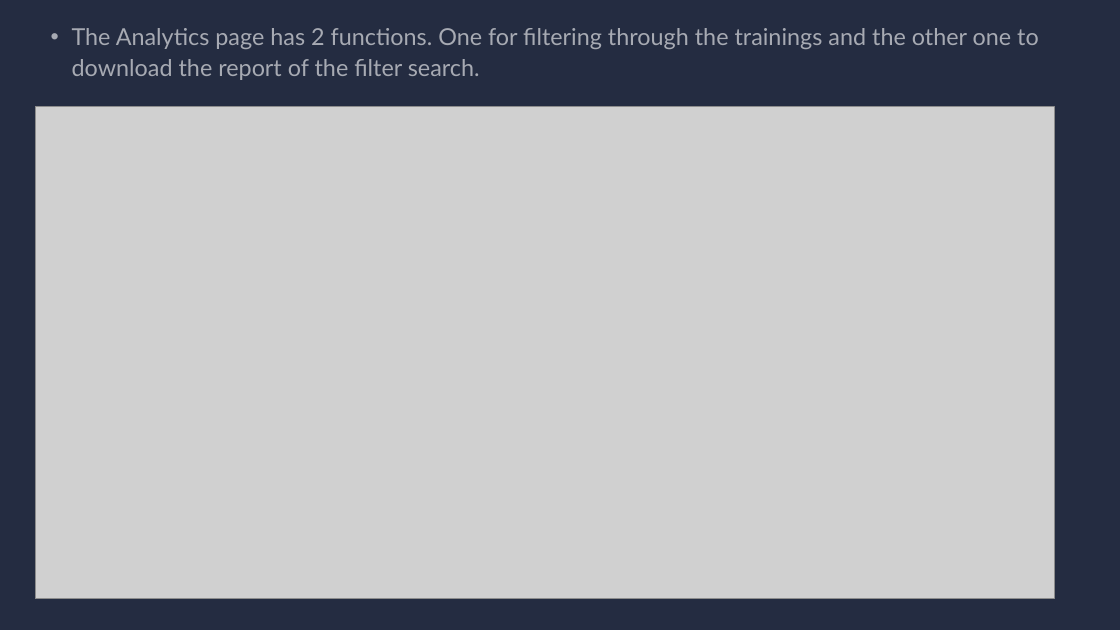
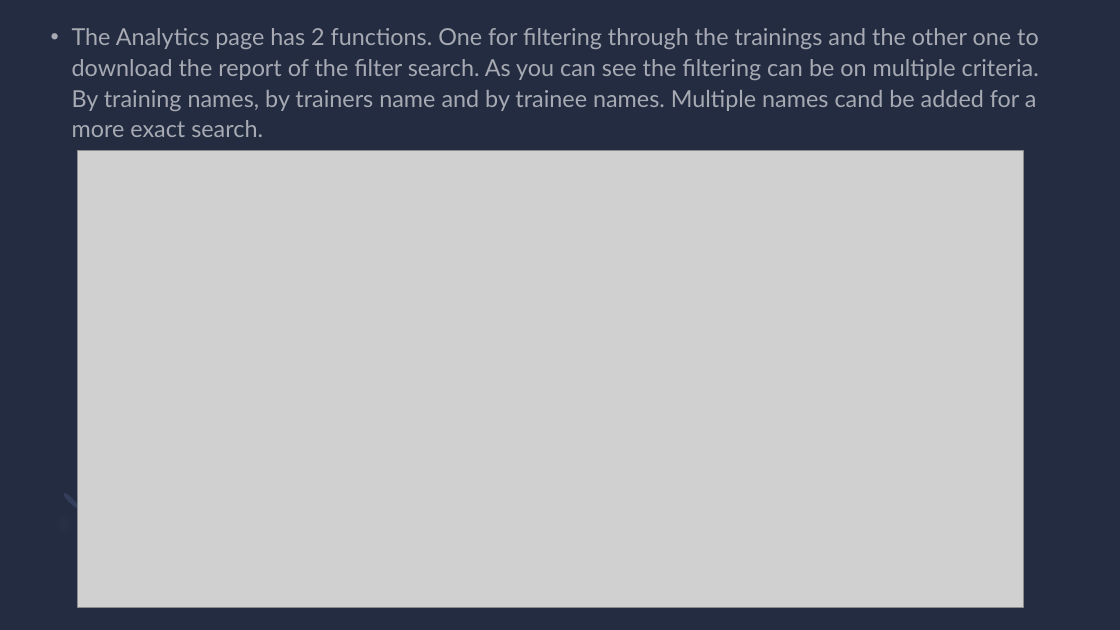
Before and after one commit to mariusalexandrunastasa/trainingsDB, a slide deck: slide 9 of TrainingDB_NNT.pptx. Drawn at 1120x630 pixels with LibreOffice and Linux fonts; fonts in the diff are those of the drawing; grey boxes stand for pictures. Boxes give left, top, right and bottom in pixels: in the first picture for what was removed or moved away, otherwise in the second. Text is boxed around its words. In the diff, an @@ line names an element or a change of style, - is before the commit and + after.

```diff
--- a/TrainingDB_NNT.pptx
+++ b/TrainingDB_NNT.pptx
@@ text at box(72, 28, 1039, 137): text changed @@
-• The Analytics page has 2 functions. One for filtering through the trainings and the other one to download the report of the filter search.
+• The Analytics page has 2 functions. One for filtering through the trainings and the other one to download the report of the filter search. As you can see the filtering can be on multiple criteria. By training names, by trainers name and by trainee names. Multiple names cand be added for a more exact search.
@@ picture: place and size @@
-picture at box(35, 107, 1054, 599)
+picture at box(78, 151, 1024, 608)
@@ ellipse added at box(62, 491, 81, 510), fill #333E5B @@
```
Also in this commit, not shown: 2 other slides changed, 1 other file.
